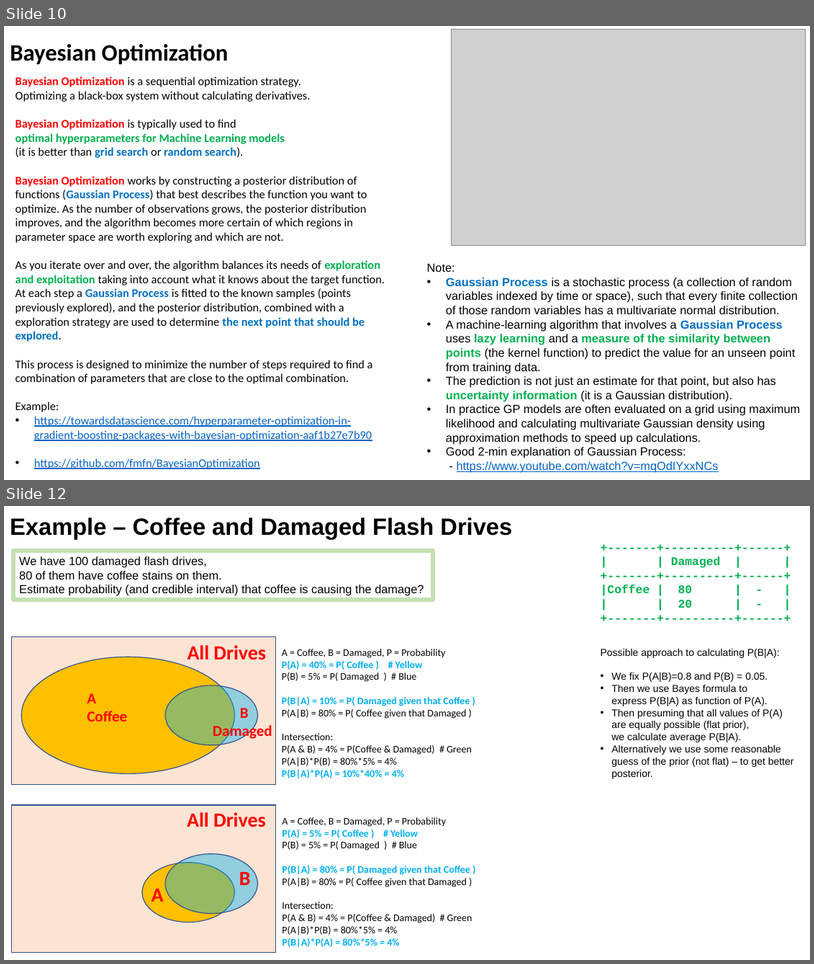
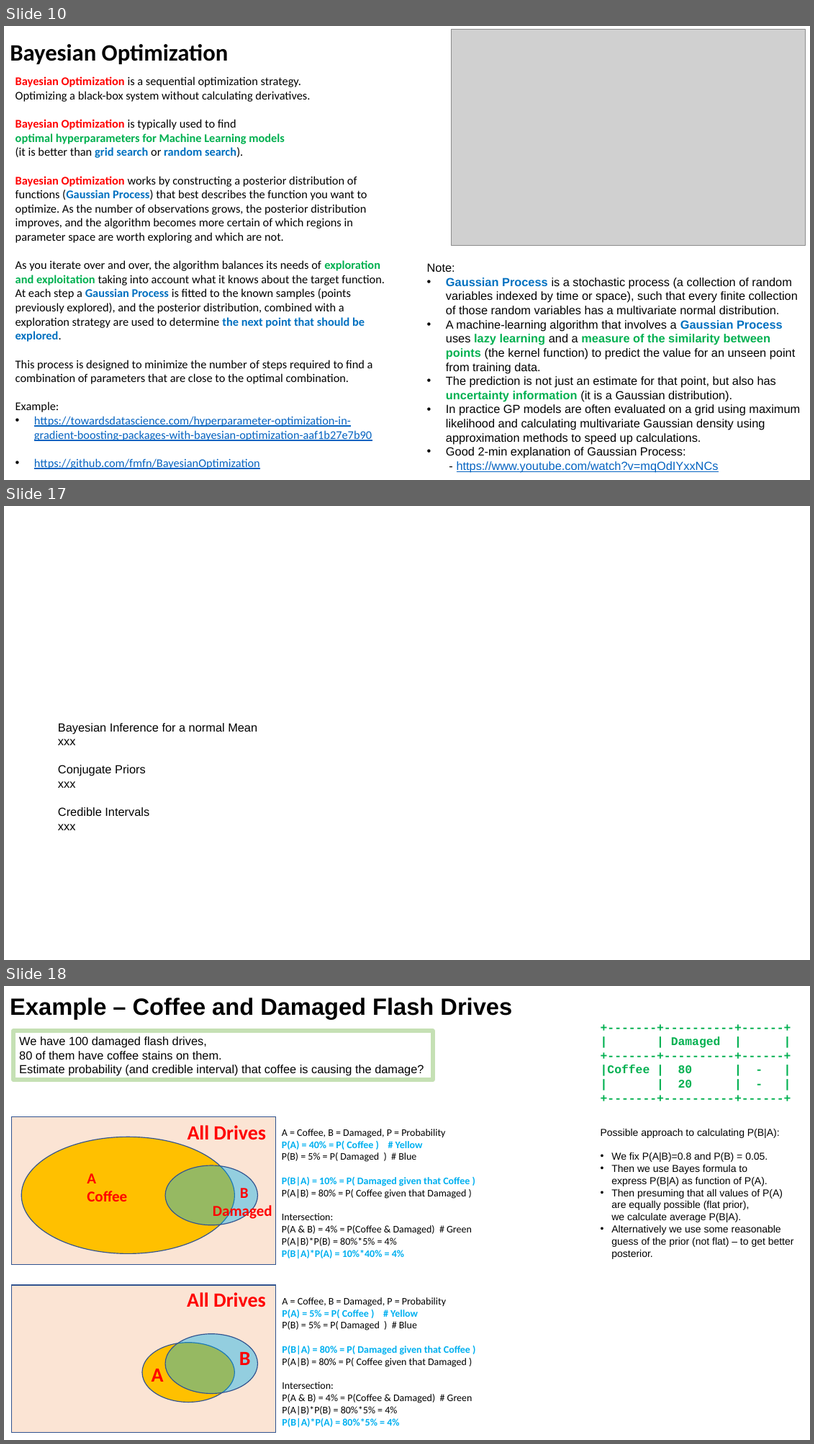
Before and after one commit to lselector/ml_ai_doc, a slide deck: statistics_08_Bayes_Bayesian.pptx. Shown one above the other, each under a label of ours: slides 10 and 12 before the commit, slides 10, 17 and 18 after it; the slides between them are not shown. The pictures are 814x964 and 814x1444 pixels, drawn with LibreOffice and Linux fonts; fonts in the diff are those of the drawing; grey boxes stand for pictures. Boxes give left, top, right and bottom in pixels: in the first picture for what was removed or moved away, otherwise in the second. Text is boxed around its words. In the diff, an @@ line names an element or a change of style, - is before the commit and + after.

```diff
--- a/statistics_08_Bayes_Bayesian.pptx
+++ b/statistics_08_Bayes_Bayesian.pptx
@@ slide 17 added at (x1=4, y1=506, x2=810, y2=960), background #FFFFFF @@
@@ text added at (x1=58, y1=723, x2=257, y2=830), 14 pt, text #000000 @@
+Bayesian Inference for a normal Mean
+xxx
+Conjugate Priors
+xxx
+Credible Intervals
+xxx
@@ what was slide 12 is now slide 18 @@
```
Also in this commit, not shown: 3 slides changed, 5 other slides added, 2 other files.
